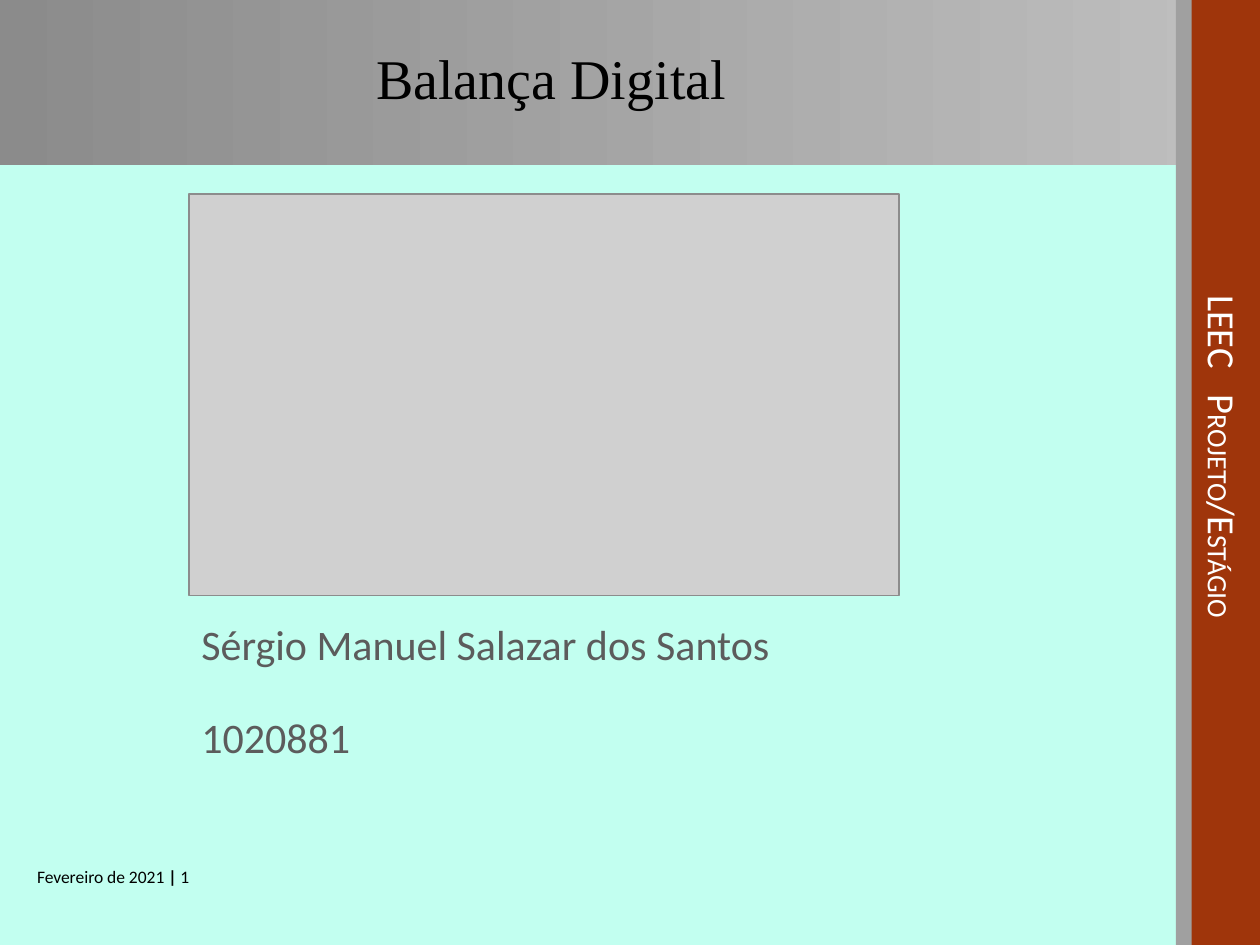
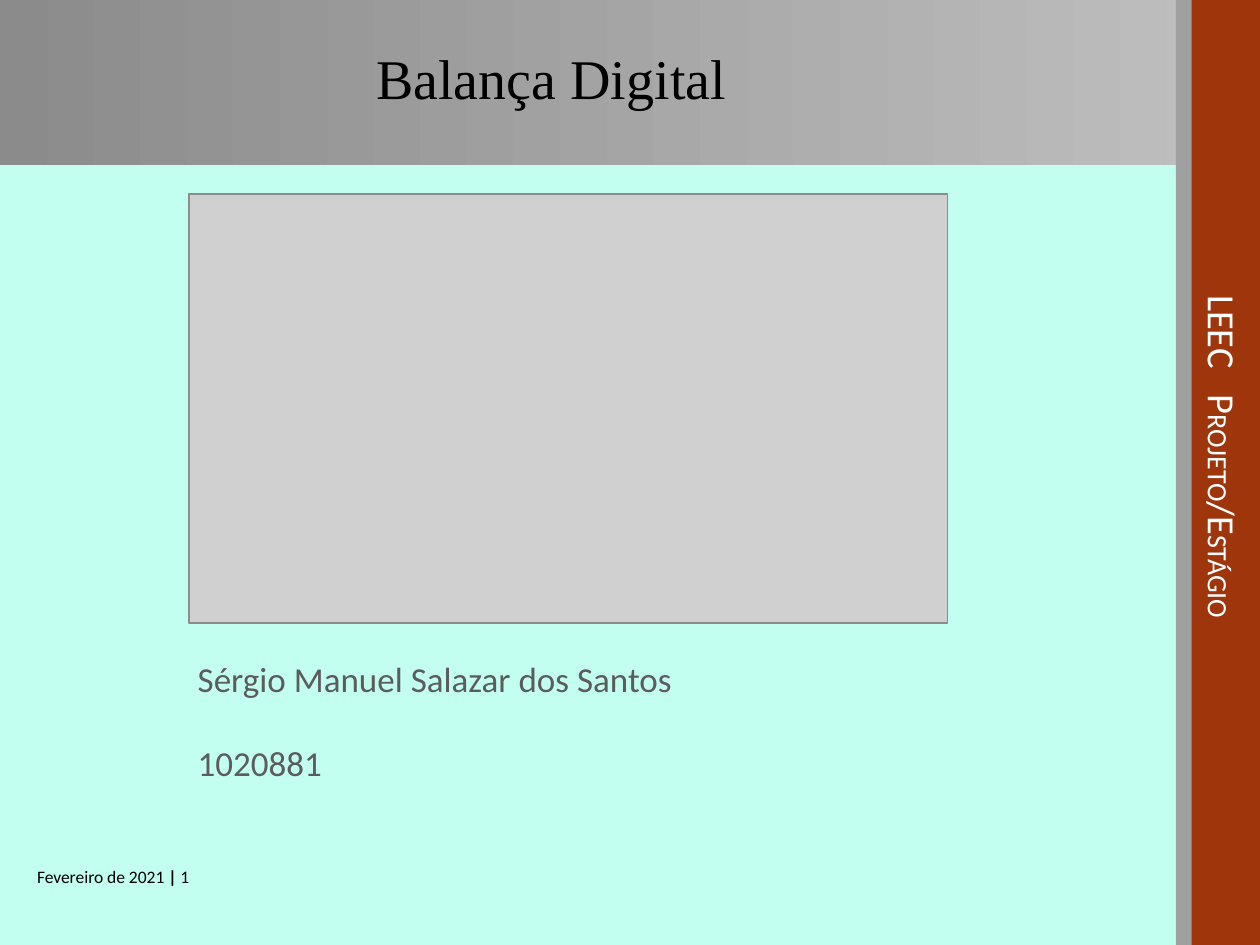
Before and after one commit to sergio1020881/PESTA2021, a slide deck: slide 1 of Zsend/PESTA-APRESENTACAO-1020881.ppt. Drawn at 1260x945 pixels with LibreOffice and Linux fonts; fonts in the diff are those of the drawing; grey boxes stand for pictures; background and template pictures are left out. Boxes give left, top, right and bottom in pixels: in the first picture for what was removed or moved away, otherwise in the second. Text is boxed around its words. In the diff, an @@ line names an element or a change of style, - is before the commit and + after.

```diff
--- a/Zsend/PESTA-APRESENTACAO-1020881.ppt
+++ b/Zsend/PESTA-APRESENTACAO-1020881.ppt
@@ picture: place and size @@
-picture at [189,194,900,596]
+picture at [189,194,948,622]
@@ subtitle "Sérgio Manuel Salazar dos Santos": place and size @@
-subtitle "Sérgio Manuel Salazar dos Santos" at [201,631,769,754]
+subtitle "Sérgio Manuel Salazar dos Santos" at [198,667,672,776]
@@ subtitle "Sérgio Manuel Salazar dos Santos" at [198,667,672,776]: size 24 to 20 pt @@
```
Also in this commit, not shown: 2 other slides changed, 4 other files.
